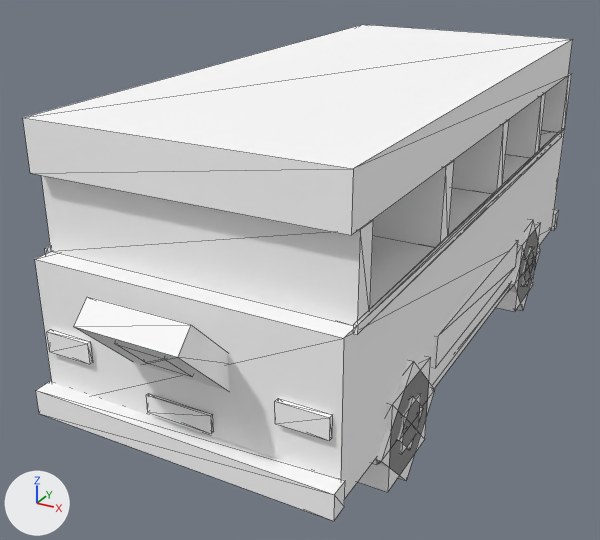
A saved change to the glTF model assets/models/props/cars/car_d_burnt.glb.
The view is the same before and after, from a 50 mm camera at (2.38, -5.21, 2.96) aimed at (-0.25, -0.43, 0.57). Every picture has the same lights, and +X, +Y and +Z are marked at lower left. The picture after the commit comes second. Mesh edges are drawn as thin lines. Vertices at exactly the same position are counted once.

In view in the first picture: 'gas_station_town'.
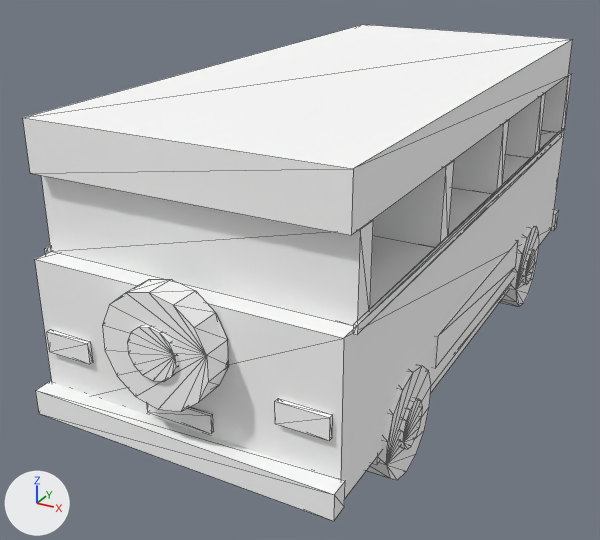
What differs and where, as boxes [x1, y1, x2, y2] in the pictures (600 x 540 px):
```json
{"part": 1, "of": "me_gas_station_town", "change": "added", "after": [102, 279, 229, 411]}
{"part": 2, "of": "me_gas_station_town", "change": "added", "after": [127, 326, 178, 382]}
{"part": 3, "of": "me_gas_station_town", "change": "added", "after": [500, 226, 539, 306]}
{"part": 4, "of": "me_gas_station_town", "change": "added", "after": [523, 249, 535, 285]}
{"part": 5, "of": "me_gas_station_town", "change": "added", "after": [366, 364, 431, 480]}
{"part": 6, "of": "me_gas_station_town", "change": "added", "after": [400, 398, 423, 449]}
{"part": 7, "of": "me_gas_station_town", "change": "deleted", "before": [74, 219, 541, 492]}
```

Scene script edits in JSON lines:
```json
{"block": "me_gas_station_town", "where": "# used by ob_gas_station_town; location = (0.0, 0.0, 0.0)"}
{"op": "remove", "block": "me_gas_station_town", "code": "me_gas_station_town.from_pydata(...)  # 288 vertices, 432 faces; spans x -0.99..0.99, y -2.6..2.32, z -0.19..1.95"}
{"op": "add", "block": "me_gas_station_town", "code": "me_gas_station_town.from_pydata(...)  # 400 vertices, 680 faces; spans x -1.0..1.0, y -2.41..2.32, z -0.12..1.95"}
{"block": "me_gas_station_town", "change": "me_gas_station_town part 1: a new loose piece, a 14-sided cylinder along y spanning x -0.32..0.32, y -2.39..-2.21, z 0.6..1.26, in mat_kit_atlas (white #ffffff)"}
{"block": "me_gas_station_town", "change": "me_gas_station_town part 2: a new loose piece, a 14-sided cylinder along y spanning x -0.15..0.15, y -2.41..-2.27, z 0.78..1.08, in mat_kit_atlas (white #ffffff)"}
{"block": "me_gas_station_town", "change": "me_gas_station_town part 3: a new loose piece, a 14-sided cylinder along x spanning x 0.76..0.98, y 0.92..1.58, z -0.12..0.56, in mat_kit_atlas (white #ffffff)"}
{"block": "me_gas_station_town", "change": "me_gas_station_town part 4: a new loose piece, a 14-sided cylinder along x spanning x 0.8..1.0, y 1.1..1.4, z 0.07..0.37, in mat_kit_atlas (white #ffffff)"}
{"block": "me_gas_station_town", "change": "me_gas_station_town part 5: a new loose piece, a 14-sided cylinder along x spanning x 0.76..0.98, y -1.68..-1.02, z -0.12..0.56, in mat_kit_atlas (white #ffffff)"}
{"block": "me_gas_station_town", "change": "me_gas_station_town part 6: a new loose piece, a 14-sided cylinder along x spanning x 0.8..1.0, y -1.5..-1.2, z 0.07..0.37, in mat_kit_atlas (white #ffffff)"}
{"block": "me_gas_station_town", "change": "me_gas_station_town part 7: 14 loose pieces with 112 vertices, spanning x -0.99..0.99, y -2.6..1.66, z -0.19..1.21, are deleted"}
{"block": "me_gas_station_town", "change": "other edits to the shape of me_gas_station_town do not show in these pictures"}
```
